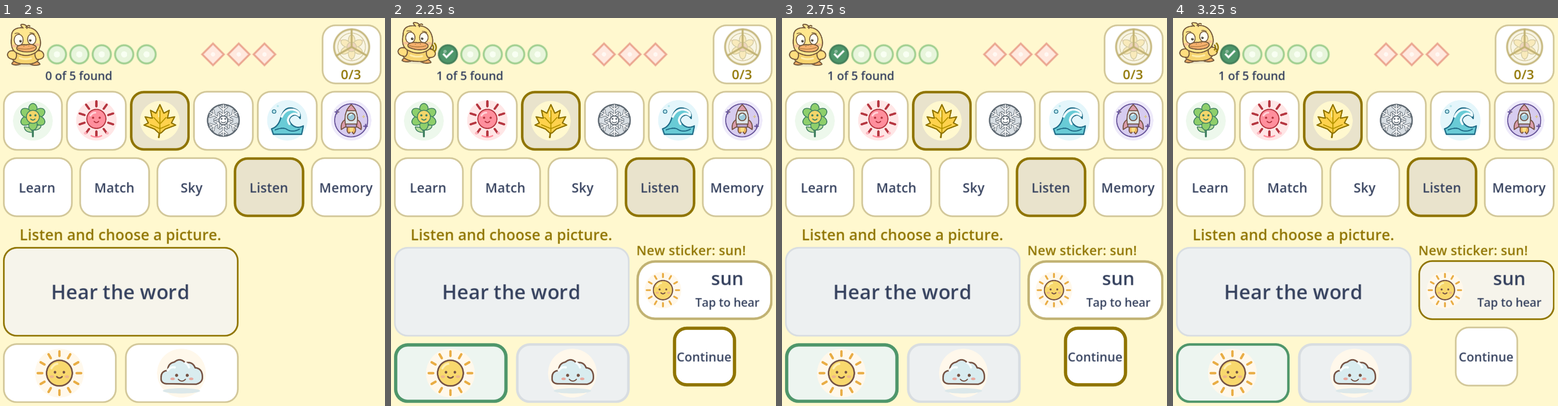
Above: before the commit, frames 1-4 (left to right).
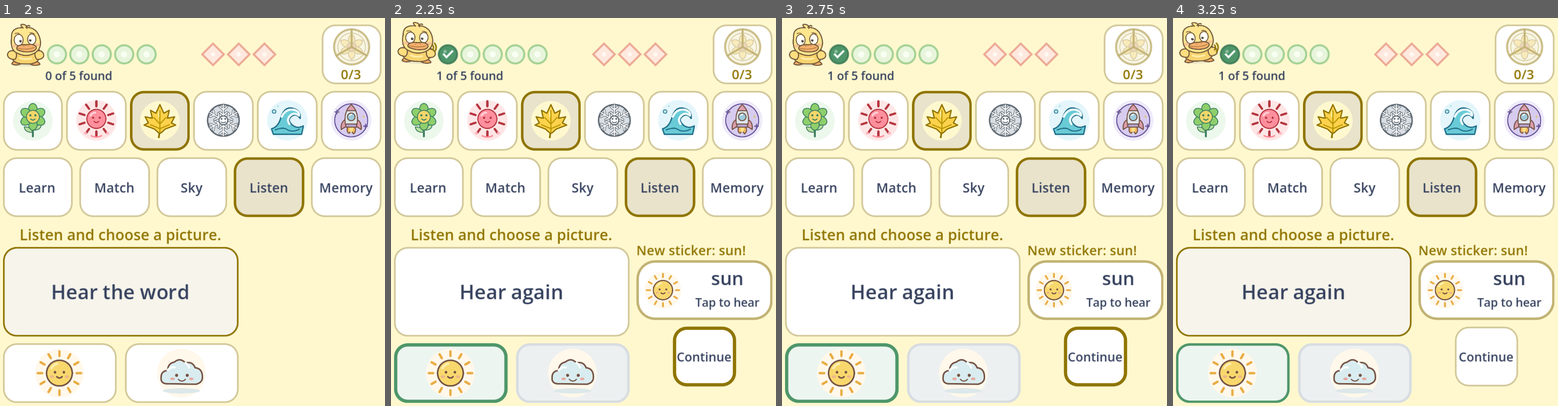
Above: after the commit, the same moments.

Repository: muji-wyh/tesisgame
Game: Godot game, scene res://scenes/main.tscn
Two runs of this game, one before a commit and one after it. Both use one fixed random seed, a clock stepped at 60 frames per second and the inputs below.
Inputs (mouse positions are in pixels of both pictures, inside the frame that each line leads up to):
- Up to frame 1 (2 s): click "Listen" at 0.5 s; click "Hear the word" at 1.25 s
- Up to frame 2 (2.25 s): click (452, 374) at 2 s
- Up to frame 3 (2.75 s): no input
- Up to frame 4 (3.25 s): click "sun" (after the commit: "Hear again") at 2.75 s

Frame 1 is identical in both runs. In frame 2, 1.5% of the frame differs, in the area x 0-62%, y 59-83%; in frame 3, 1.5%; in frame 4, 2.4%, in the area x 0-100%, y 58-83%.

Commit message:
fix: keep Listen replay available during feedback

Diff:
--- a/scripts/choice_game.gd
+++ b/scripts/choice_game.gd
@@ -185,7 +185,7 @@
 		return
 	audio_available = value
 	feedback_view.set_audio_available(value)
-	if status == "asking":
+	if status in ["asking", "feedback"]:
 		_show_question()
 
 
@@ -229,7 +229,7 @@
 		result.append_array(feedback_view.controls())
 	elif status != "asking":
 		return result
-	elif mode_id == "listen" and audio_available:
+	if mode_id == "listen" and audio_available:
 		result.append(hear_button)
 	result.append_array(answer_buttons)
 	return result
@@ -354,7 +354,7 @@
 
 
 func _hear() -> void:
-	if status == "asking" and mode_id == "listen" and audio_available and not suspended and is_visible_in_tree():
+	if status in ["asking", "feedback"] and mode_id == "listen" and audio_available and not suspended and is_visible_in_tree():
 		hear_requested.emit(current_target)
 
 
@@ -384,7 +384,9 @@
 		button.add_theme_stylebox_override("hover", Style.box(fill, border, 16, 4) if status == "feedback" else Style.box(accent.lightened(0.92), accent))
 		button.add_theme_stylebox_override("pressed", Style.box(fill.darkened(0.04), border, 16, 3) if status == "feedback" else Style.box(accent.lightened(0.8), accent, 16, 3))
 	if hear_button != null:
-		hear_button.disabled = status != "asking" or suspended or not audio_available
+		hear_button.disabled = not enabled or mode_id != "listen" or not audio_available
+		hear_button.text = "Hear again" if status == "feedback" else "Hear the word"
+		_name_control(hear_button, hear_button.text)
 	if _stage != null:
 		_stage.visible = status in ["asking", "feedback"]
 		status_label.visible = status in ["asking", "feedback", "unavailable"]
--- a/tests/godot/choice_game_tests.gd
+++ b/tests/godot/choice_game_tests.gd
@@ -55,10 +55,9 @@
 		check(game.status == "asking" and game.successes == 0 and game.mistakes == 0, "A new %s round resets its state" % mode)
 		check(game.controls().size() == (3 if mode == "listen" else 2), "Only the %s mode's active buttons enter navigation" % mode)
 		if mode == "listen":
-			var count: int = heard.size()
-			game.hear_button.pressed.emit()
-			check(heard.size() == count + 1 and heard.back() == first.id, "Hear requests the current target without changing scores")
-			check(game.successes == 0 and game.mistakes == 0, "Pronunciation has no scoring side effects")
+			_check_main_replay(game, "Asking")
+		else:
+			_check_blocked_replay(game, "Sky asking")
 		var before_answers: int = answers.size()
 		var before_prompts: int = ready_prompts
 		var wrong: int = _answer_index(game, false)
@@ -67,7 +66,7 @@
 		check(game.status == "feedback" and game.mistakes == 1 and game.successes == 0,
 			"A wrong answer opens feedback and records one attempt")
 		check(answers.size() == before_answers + 1 and not answers.back()[1], "One attempt emits exactly one incorrect answer")
-		check(game.controls().size() == 4 and game.feedback_view.visible
+		check(game.controls().size() == (5 if mode == "listen" else 4) and game.feedback_view.visible
 			and game.feedback_view.current_word.id == first.id
 			and game.feedback_view.word_label.text == first.text
 			and game.feedback_view.picture.texture.resource_path == "res://" + first.image,
@@ -75,6 +74,11 @@
 		check(game._stage.visible and game.answer_buttons.all(func(button: Button) -> bool: return button.visible and not button.disabled), "Answer feedback keeps the question and both answer cards visible and usable")
 		check(_question_rects(game) == question_rects, "Entering feedback does not move the target or answers")
 		check(not game.feedback_view.get_global_rect().intersects(game._stage.get_global_rect()) and game.answer_buttons.all(func(button: Button) -> bool: return not game.feedback_view.get_global_rect().intersects(button.get_global_rect())), "Compact feedback does not cover the question or answer cards")
+		if mode == "listen":
+			_check_main_replay(game, "Wrong feedback")
+			_check_feedback_replay_guards(game)
+		else:
+			_check_blocked_replay(game, "Sky feedback")
 		if "--screenshots" in OS.get_cmdline_user_args():
 			await _capture(game, mode + "-correction")
 		await create_timer(0.8).timeout
@@ -112,6 +116,8 @@
 			check(game.feedback_view.current_word == game.current_target and game.feedback_view.word_label.visible
 				and game.feedback_view.picture.visible, "A successful answer reinforces that exact picture-word association")
 			check(_question_rects(game) == question_rects and game._stage.visible and game.answer_buttons[right].visible, "Correct answers, including the final one, preserve the visible question geometry")
+			if mode == "listen" and index in [0, 4]:
+				_check_main_replay(game, "Final win feedback" if index == 4 else "Correct feedback")
 			game.feedback_view.action_button.pressed.emit()
 		check(game.status == "won" and endings.size() == before_endings + 1 and endings.back()[0],
 			"Five correct answers finish with exactly one win")
@@ -120,16 +126,20 @@
 		game.continue_feedback()
 		game.answer_buttons[0].pressed.emit()
 		check(endings.size() == before_endings + 1 and game.successes == 5, "Completed rounds ignore delayed callbacks and taps")
+		_check_blocked_replay(game, mode + " completed win")
 		game.start_round(words, mode, palette, 17)
 		game.answer_buttons[_answer_index(game, true)].pressed.emit()
 		game.continue_feedback()
 		for attempt in range(3):
 			game.answer_buttons[_answer_index(game, false)].pressed.emit()
+			if mode == "listen" and attempt == 2:
+				_check_main_replay(game, "Final loss feedback")
 			game.continue_feedback()
 		check(game.status == "lost" and game.mistakes == 3 and game.successes == 1 and not endings.back()[0],
 			"Three mistakes end the round after retaining earlier success")
 		check(game.found_words.size() == 1 and endings.back()[1].size() == 1,
 			"A loss reports only the successfully learned word")
+		_check_blocked_replay(game, mode + " completed loss")
 		game.start_round(words, mode, palette, 17)
 		game.set_reduced_motion(true)
 		for dimensions in [Vector2(456, 200), Vector2(960, 360), Vector2(240, 200)]:
@@ -157,6 +167,7 @@
 		game.answer_buttons[_answer_index(game, true)].pressed.emit()
 		before_endings = endings.size()
 		game.stop()
+		_check_blocked_replay(game, mode + " stopped")
 		game.continue_feedback()
 		game.answer_buttons[0].pressed.emit()
 		game.hear_button.pressed.emit()
@@ -271,9 +282,9 @@
 	game.answer_buttons[wrong].pressed.emit()
 	check(game.feedback_view.action_button.has_focus(), "%s grading a wrong answer moves actual keyboard/controller focus to Continue" % mode)
 	var controls: Array = game.controls()
-	check(controls.size() == 4 and controls[0] == game.feedback_view.action_button
+	check(controls.size() == (5 if mode == "listen" else 4) and controls[0] == game.feedback_view.action_button
 		and controls.has(game.feedback_view.picture_button)
-		and controls.slice(2) == game.answer_buttons,
+		and controls.slice(controls.size() - 2) == game.answer_buttons,
 		"%s feedback keeps Continue first and both visible answers reachable by keyboard/controller" % mode)
 	check(game.answer_buttons.all(func(button: Button) -> bool: return button.visible and not button.disabled),
 		"%s feedback answers accept pointer input" % mode)
@@ -390,6 +401,58 @@
 		game.found_words.duplicate(true), answers.size(), endings.size(), progress.size(), ready_prompts]
 
 
+func _check_main_replay(game, label: String) -> void:
+	var before: Array = _choice_state(game)
+	var rects: Array = _question_rects(game)
+	var feedback: Array = [game.feedback_view.visible, game.feedback_view.current_word.duplicate(true), game.feedback_view.heading_label.text]
+	var count: int = heard.size()
+	check(game.hear_button.visible and not game.hear_button.disabled and game.controls().has(game.hear_button),
+		label + " exposes the large Hear button to pointer and keyboard navigation")
+	if game.status == "feedback":
+		check(game.controls()[0] == game.feedback_view.action_button and game.feedback_view.action_button.has_focus(),
+			label + " still defaults to Continue after grading")
+	game.hear_button.grab_focus()
+	check(game.hear_button.has_focus(), label + " permits keyboard focus on the large Hear button")
+	game.hear_button.pressed.emit()
+	game.hear_button.pressed.emit()
+	check(heard.size() == count + 2 and heard.slice(count) == [game.current_target.id, game.current_target.id],
+		label + " replays the same current target on every large Hear press")
+	check(_choice_state(game) == before and _question_rects(game) == rects
+		and [game.feedback_view.visible, game.feedback_view.current_word, game.feedback_view.heading_label.text] == feedback,
+		label + " replay leaves scores, question, feedback and geometry unchanged")
+
+
+func _check_blocked_replay(game, label: String) -> void:
+	var before: Array = _choice_state(game)
+	var count: int = heard.size()
+	game.hear_button.pressed.emit()
+	check(heard.size() == count and _choice_state(game) == before and not game.controls().has(game.hear_button),
+		label + " cannot replay or navigate to the large Hear button")
+
+
+func _check_feedback_replay_guards(game) -> void:
+	game.pause(true)
+	check(game.hear_button.disabled, "Paused Listen feedback disables its large Hear button")
+	_check_blocked_replay(game, "Paused Listen feedback")
+	game.pause(false)
+	game.hide()
+	_check_blocked_replay(game, "Hidden Listen feedback")
+	game.show()
+	game.set_audio_available(false)
+	check(game.target_word_label.visible and game.target_word_label.text == game.current_target.text
+		and not game.hear_button.visible and game.hear_button.disabled and game.feedback_view.visible,
+		"Losing audio during feedback replaces large Hear with the same written target")
+	_check_blocked_replay(game, "Silent Listen feedback")
+	game.set_audio_available(true)
+	check(game.hear_button.visible and not game.hear_button.disabled and not game.target_word_label.visible
+		and game.controls().has(game.hear_button) and game.feedback_view.visible,
+		"Recovering audio during feedback restores large Hear without leaving the correction")
+	var count: int = heard.size()
+	game.hear_button.pressed.emit()
+	check(heard.size() == count + 1 and heard.back() == game.current_target.id,
+		"Recovered feedback replays its current target immediately")
+
+
 func _question_rects(game) -> Array:
 	return [game._stage.get_rect(), game.target_picture.get_rect(), game.answer_buttons[0].get_rect(),
 		game.answer_buttons[1].get_rect(), game.feedback_view.get_rect(), game.custom_minimum_size]
--- a/tests/godot/ui_audio_flow_tests.gd
+++ b/tests/godot/ui_audio_flow_tests.gd
@@ -43,20 +43,28 @@
 	check(not app.audio.voice.playing, "Continue stops correction speech when returning to the board")
 	for mode in ["sky", "listen"]:
 		app.choose_mode(mode)
+		if mode == "listen":
+			_check_large_listen_replay(app, "Asking")
 		var correct: int = 0 if app._choice.choices[0].id == app._choice.current_target.id else 1
 		var target: Dictionary = app._choice.current_target
 		app._choice._choose(1 - correct)
+		if mode == "listen":
+			_check_large_listen_replay(app, "Wrong feedback")
 		app._choice.answer_buttons[correct].pressed.emit()
 		check(app._choice.successes == 1 and app._choice.mistakes == 1
 			and app.audio.voice.playing and app.audio.voice.stream == load("res://" + target.audio),
 			mode + " first-tap correction scores once and pronounces the same visible target")
 		check(root.gui_get_focus_owner() == app._choice.feedback_view.action_button,
 			mode + " correction leaves keyboard Continue available without another accidental answer")
+		if mode == "listen":
+			_check_large_listen_replay(app, "Correct feedback")
 		app._choice.continue_feedback()
 		check(not app.audio.voice.playing, mode + " Continue stops feedback speech before the next question")
 		for answer in range(4):
 			correct = 0 if app._choice.choices[0].id == app._choice.current_target.id else 1
 			app._choice._choose(correct)
+			if mode == "listen" and answer == 3:
+				_check_large_listen_replay(app, "Final win feedback")
 			app._choice.feedback_view.hear_button.pressed.emit()
 			if answer in [0, 3]:
 				app._choice.answer_buttons[correct].pressed.emit()
@@ -139,3 +147,14 @@
 	DirAccess.remove_absolute(directory)
 	print("UI audio flow: %d assertions, %d failures" % [checks, failures])
 	quit(1 if failures else 0)
+
+
+func _check_large_listen_replay(app, label: String) -> void:
+	var game = app._choice
+	var before: Array = [game.current_target.duplicate(true), game.choices.duplicate(true), game.status, game.successes, game.mistakes, app.model.phase]
+	app.audio.stop_voice()
+	game.hear_button.pressed.emit()
+	check(app.audio.voice.playing and app.audio.voice.stream == load("res://" + game.current_target.audio),
+		label + " large Hear restarts the actual stream for the displayed Listen word")
+	check([game.current_target, game.choices, game.status, game.successes, game.mistakes, app.model.phase] == before,
+		label + " large Hear playback leaves both host and choice progress unchanged")
Not shown, added: docs/qa/2026-09-11-listen-feedback-replay.md
Not shown, changed: tests/browser/learning.spec.cjs
